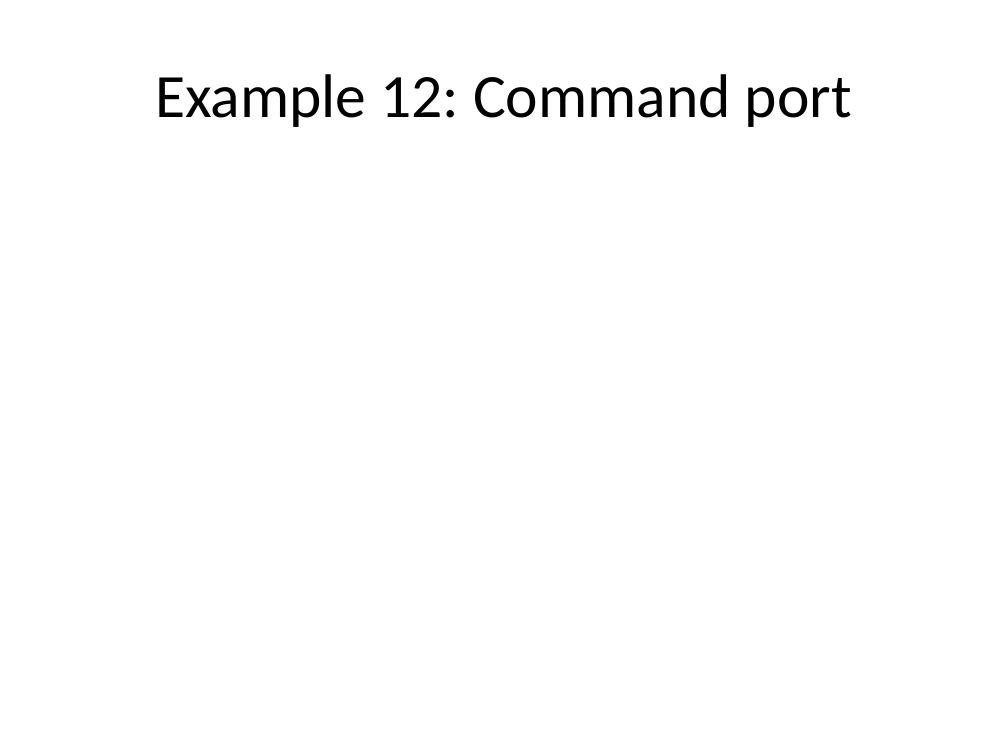
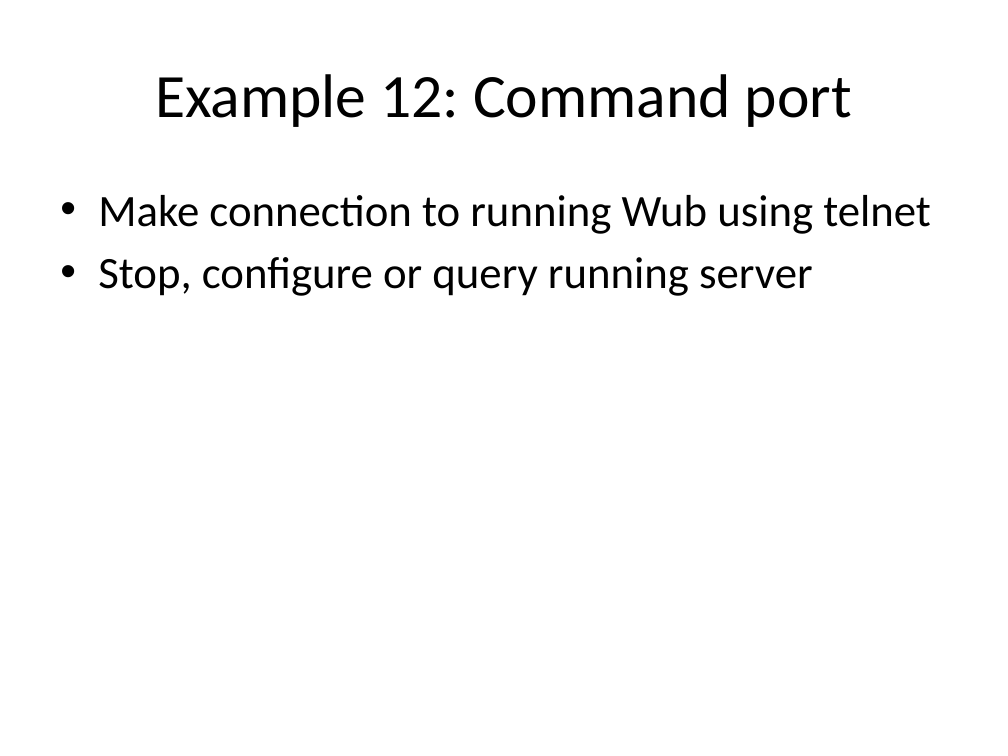
Before and after one commit to jdc8/wubwikit, a slide deck: slide 48 of wubexamples/Lets_Wub.pptx. Drawn at 1008x756 pixels with LibreOffice and Linux fonts; fonts in the diff are those of the drawing; background and template pictures are left out. Boxes give left, top, right and bottom in pixels: in the first picture for what was removed or moved away, otherwise in the second. Text is boxed around its words. In the diff, an @@ line names an element or a change of style, - is before the commit and + after.

```diff
--- a/wubexamples/Lets_Wub.pptx
+++ b/wubexamples/Lets_Wub.pptx
@@ text added at (98, 195, 931, 296), 32 pt, text #000000 @@
+• Make connection to running Wub using telnet
+• Stop, configure or query running server
```
Also in this commit, not shown: 19 other slides changed.
